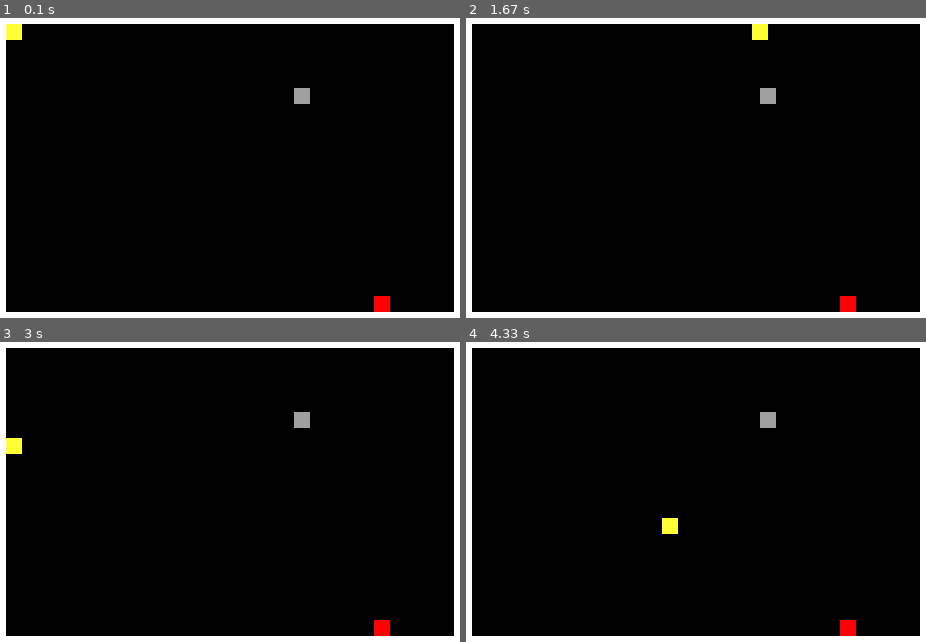
Above: before the commit, frames 1-4 (two rows, left to right).
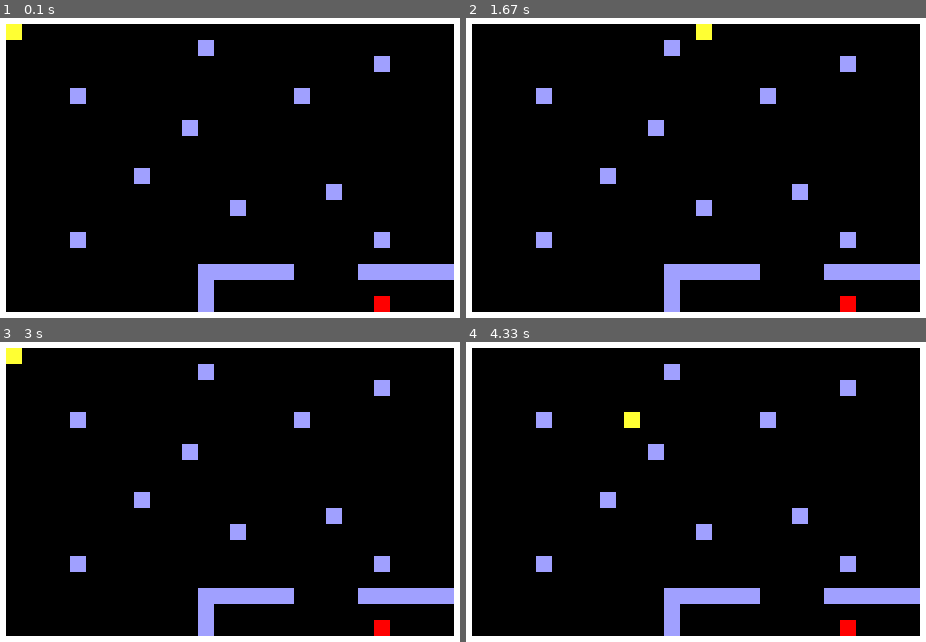
Above: after the commit, the same moments.

Repository: GwynWilson/Pygame-Collision
Game: pygame game, started from OOP Test/game.py
Same seed, same stepped clock (60 frames per second), same inputs: the game is played once before the commit and once after it. The source is Python 2; it was converted automatically to run under Python 3.
Inputs:
- Up to frame 1 (0.1 s): no input
- Up to frame 2 (1.67 s): hold Right 0.33-0.8 s; hold Up 0.83-1.13 s; hold Right 1.17-1.63 s
- Up to frame 3 (3 s): hold Left 1.67-2.2 s; hold Down 2.23-2.53 s; hold Left 2.57-2.97 s
- Up to frame 4 (4.33 s): hold Right 3.4-4.03 s; hold Down from 4.07 s (still down)

The runs differ from the first frame. In frame 1, 4.5% of the frame differs, in the area x 15-99%, y 7-98%; in frame 2, 4.8%, in the area x 15-99%, y 2-98%; in frame 3, 4.8%; in frame 4, 4.8%.

Commit message:
Added multiple levels

Diff:
--- a/OOP Test/constants.py
+++ b/OOP Test/constants.py
@@ -9,31 +9,54 @@
 white = (255,255,255)
 red = (255,0,0)
 yellow = (255,255,51)
-grey = (160,160,160)
+grey = (160,160,255)
 
 b_size = 16
 s_width = b_size*30
 s_height = b_size*20
 
-player_vel = 5
+player_vel = 4
 
-level_1 =['wwwwwwwwwwwwwwwwwwwwwwwwwwwwww',
-          'wo                           w',
-          'w                            w',
-          'w                            w',
-          'w                            w',
-          'w                  s         w',
-          'w                            w',
-          'w                            w',
-          'w                            w',
-          'w                            w',
-          'w                            w',
-          'w                            w',
-          'w                            w',
-          'w                            w',
-          'w                            w',
-          'w                            w',
-          'w                            w',
-          'w                            w',
-          'w                       E    w',
-          'wwwwwwwwwwwwwwwwwwwwwwwwwwwwww',]
+level_1 = ['wwwwwwwwwwwwwwwwwwwwwwwwwwwwww',
+           'wo                           w',
+           'w            s               w',
+           'w                       s    w',
+           'w                            w',
+           'w    s             s         w',
+           'w                            w',
+           'w           s                w',
+           'w                            w',
+           'w                            w',
+           'w        s                   w',
+           'w                    s       w',
+           'w              s             w',
+           'w                            w',
+           'w    s                  s    w',
+           'w                            w',
+           'w            ssssss    ssssssw',
+           'w            s               w',
+           'w            s          E    w',
+           'wwwwwwwwwwwwwwwwwwwwwwwwwwwwww',]
+
+level_2 = ['wwwwwwwwwwwwwwwwwwwwwwwwwwwwww',
+           'w  E                         w',
+           'w                            w',
+           'w                            w',
+           'wsssssssssssssssss   ssssssssw',
+           'w                            w',
+           'w                            w',
+           'wsss   ssssssssssssssss  ssssw',
+           'w                            w',
+           'w                            w',
+           'w                            w',
+           'wsssssssssssss   ssssssssssssw',
+           'w                            w',
+           'w                            w',
+           'w                            w',
+           'wsssss   ssssssssssssssssssssw',
+           'w                            w',
+           'w                            w',
+           'w                       o    w',
+           'wwwwwwwwwwwwwwwwwwwwwwwwwwwwww',]
+
+level_list = [level_1,level_2]
--- a/OOP Test/game.py
+++ b/OOP Test/game.py
@@ -21,10 +21,10 @@
         self.running = True
         self.fps = 60
 
-        self.level = Level(level_1)
-        self.level.gen_level(b_size)
+        self.level_list = level_list
+        self.level = None
 
-        self.player = Player(b_size)
+        self.player = Player((b_size,b_size))
 
         self.press_right = False
         self.press_left = False
@@ -36,6 +36,8 @@
     def events(self):
         for e in pygame.event.get():
             if e.type == pygame.QUIT:
+                pygame.quit()
+                quit()
                 self.running = False
 
             elif e.type == pygame.KEYDOWN:
@@ -66,12 +68,13 @@
         self.clock.tick(self.fps)
 
     def move_player(self, blocklist):
+
         if self.press_left == self.press_right:
-            self.player.move(0,0, blocklist)
+            end = self.player.move(0,0, blocklist)
         elif self.press_left == True:
-            self.player.move(-player_vel,0, blocklist)
+            end = self.player.move(-player_vel,0, blocklist)
         elif self.press_right == True:
-            self.player.move(player_vel,0, blocklist)
+            end = self.player.move(player_vel,0, blocklist)
 
         if self.press_up == self.press_down:
             self.player.move(0,0, blocklist)
@@ -80,15 +83,26 @@
         elif self.press_down == True:
             self.player.move(0,player_vel, blocklist)
 
-    def main_loop(self):
-        self.screen.fill(black)
-        self.level.gen_level(b_size)
-        self.player.origin = self.level.origin
+        return end
 
+    def level_loop(self):
         while self.running:
             self.events()
-            self.move_player(self.level.blocklist)
+            self.running = self.move_player(self.level.blocklist)
             self.render()
+
+    def main_loop(self):
+#        self.screen.fill(black)
+        for level_ in self.level_list:
+            self.screen.fill(black)
+            self.level = Level(level_)
+            self.level.gen_level(b_size)
+            self.player.origin = self.level.origin
+            self.level_loop()
+            self.running = True
+
+        print 'Thanks For Playing'
+
 
 g = Game(screen,clock)
 g.main_loop()
--- a/OOP Test/player.py
+++ b/OOP Test/player.py
@@ -6,11 +6,12 @@
 """
 
 import pygame
+from constants import *
 from objects import *
 
 class Player():
-    def __init__(self,b_size):
-        self.origin = (b_size,b_size)
+    def __init__(self,origin):
+        self.origin = origin
         self.x = self.origin[0]
         self.y = self.origin[1]
         self.size = b_size
@@ -19,7 +20,7 @@
     def collision(self,dx,dy,blocklist):
         for wall in blocklist:
             if isinstance(wall,End) and self.rect.colliderect(wall.rect):
-                print 'end'
+                return False
             elif isinstance(wall,Spike) and self.rect.colliderect(wall.rect):
                 self.rect.topleft = (self.origin)
             elif self.rect.colliderect(wall.rect):
@@ -31,13 +32,14 @@
                     self.rect.bottom = wall.rect.top
                 if dy < 0:
                     self.rect.top = wall.rect.bottom
-
+        return True
     def move(self,dx,dy,blocklist):
 
         self.rect.x += dx
         self.rect.y += dy
 
-        self.collision(dx,dy,blocklist)
+        end = self.collision(dx,dy,blocklist)
+        return end
 
     def render(self,screen,colour):
         pygame.draw.rect(screen,colour,self.rect)
Not shown, changed: OOP Test/constants.pyc
Not shown, changed: OOP Test/player.pyc
